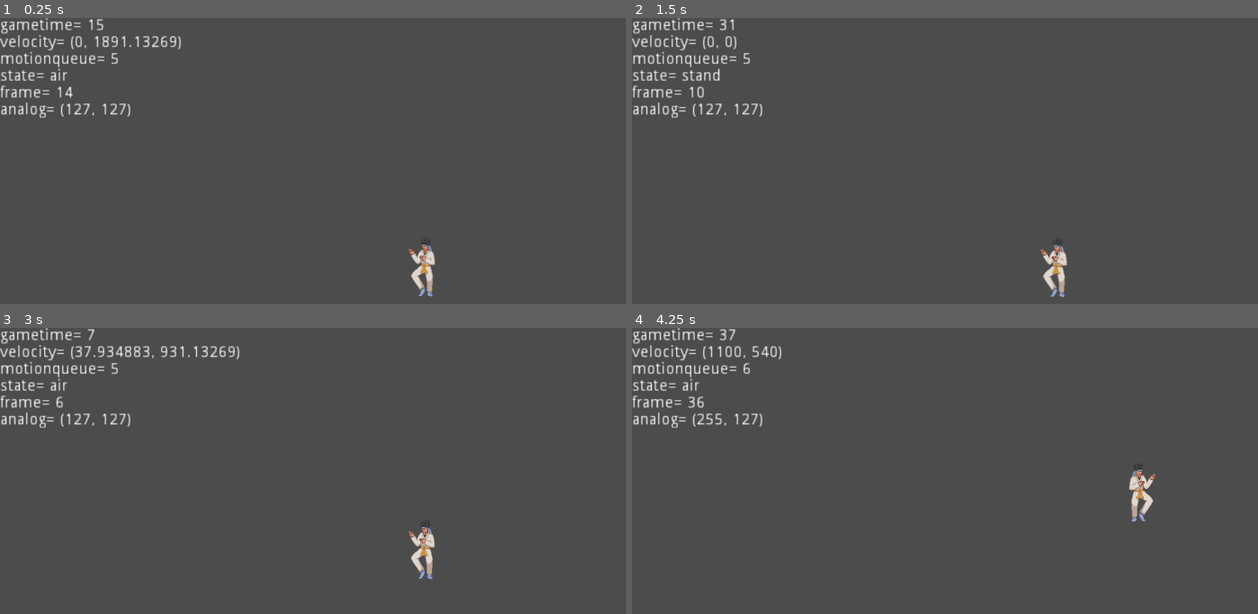
Above: before the commit, frames 1-4 (two rows, left to right).
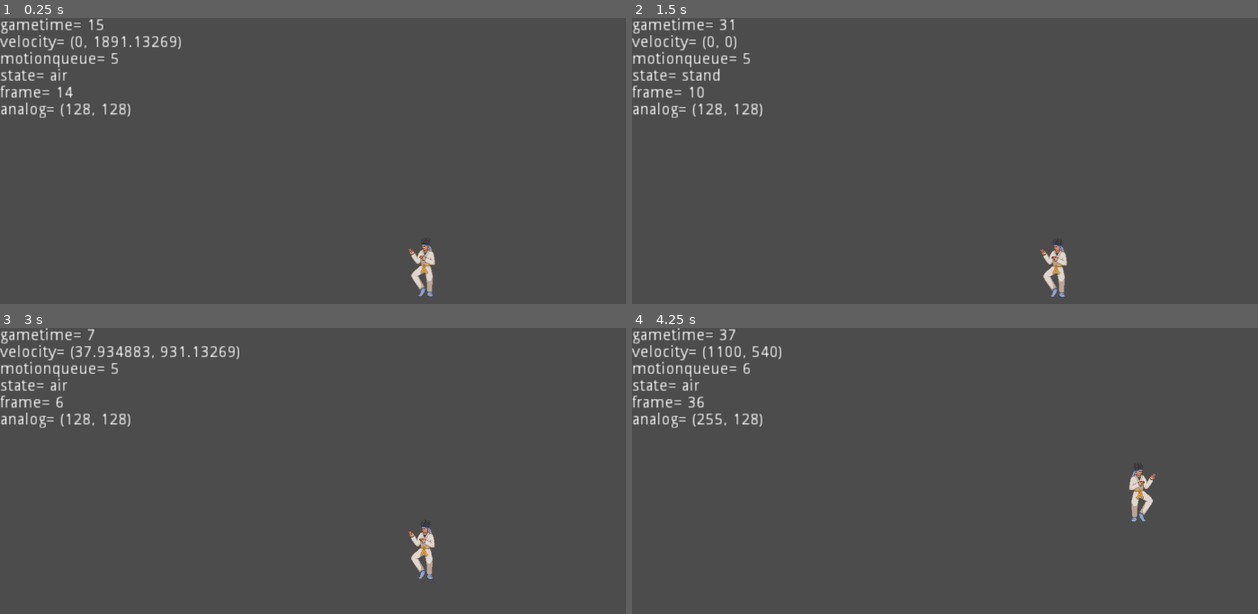
Above: after the commit, the same moments.

Repository: crescentsoru/black_light
Game: Godot game, scene res://Base/Stage/Stage.tscn
Two runs of this game, one before a commit and one after it. Both use one fixed random seed, a clock stepped at 60 frames per second and the inputs below.
Inputs:
- Up to frame 1 (0.25 s): no input
- Up to frame 2 (1.5 s): tap Enter (p1_pause) at 0.5 s; hold Right (p1_right) from 0.53 s (still down); tap 2 (d_b) at 0.6 s; tap D (p1_jump) at 0.77 s; tap Space at 1.25 s; tap 1 (d_a) at 1.35 s
- Up to frame 3 (3 s): tap D (p1_jump) at 1.52 s; tap 2 (d_b) at 1.55, 2.1 s; tap Enter (p1_pause) at 2 s; release Right (p1_right) at 2.03 s; hold Left (p1_left) 2.03-2.78 s; hold Right (p1_right) from 2.78 s (still down); tap 9 (d_play) at 2.85 s
- Up to frame 4 (4.25 s): keep holding Right (p1_right); tap D (p1_jump) at 3.02, 3.77 s; tap 2 (d_b) at 3.05, 3.8 s; tap 8 (d_record) at 3.6 s

The runs differ from the first frame. In frame 1, less than 0.1% of the frame differs, in the area x 13-21%, y 29-34%; in frame 2, less than 0.1%; in frame 3, less than 0.1%; in frame 4, less than 0.1%.

Commit message:
Changed the center of the analog stick to be 128,128
Same as Melee, makes it easier for me to research stuff

Diff:
--- a/Base/Player.gd
+++ b/Base/Player.gd
@@ -269,22 +269,22 @@
 	var analogX = 0
 	var analogY = 0
 	if floatL > floatR:
-		analogX = 127 - 127*floatL
+		analogX = 128 - 128*floatL
 	elif floatR > floatL:
-		analogX = 127 + 128*floatR
+		analogX = 128 + 127*floatR
 	else: #if digital users input both left and right, go neutral
-		analogX = 127
+		analogX = 128
 	#same thing for y axis
 	if floatD > floatU:
-		analogY = 127 - 127*floatD
+		analogY = 128 - 128*floatD
 	elif floatU >= floatD:
-		analogY = 127 + 128*floatU
+		analogY = 128 + 127*floatU
 	#return finished calculations
 	return Vector2(round(analogX),round(analogY))
 func analogdeadzone(stick,zone): #applies a deadzone to a stick value
-	if not( stick.x <= 127-zone or stick.x >= 127+zone):
-		if not (stick.y <= 127-zone or stick.y >= 127+zone):
-			return Vector2(127,127)
+	if not( stick.x <= 128-zone or stick.x >= 128+zone):
+		if not (stick.y <= 128-zone or stick.y >= 128+zone):
+			return Vector2(128,128)
 	return stick
 func base_setanalog(): #sets the analogstick var to 0-255 values every frame w a deadzone
 		if controllable:
@@ -304,23 +304,21 @@
 		if inp != "": #this line prevents massive lag in interpreter (and possibly exports) when a button isn't set.
 			if Input.is_action_pressed(inp):
 				if inp in [up,down,left,right]:
-					if analogstick != Vector2(127,127):
+					if analogstick != Vector2(128,128):
 	#this code will break if there is no deadzone and analog_smash is at a small or 0 value. Please don't do that you have no reason to
-#BTW I don't understand how but I thought the center of the analog stick was 127 in Melee as well when I was writing this code, which isn't true.
-#Its center is 128,128. This shouldn't matter(?) because both values are within the big ass 24 value deadzone but it might be good to make 128,128
-#the center here as well for consistency?
+#The center is 128,128 like Melee.
 
 						if inp == up:
-							if analogstick.y <= 255 and analogstick.y >= 127+analog_smash:
+							if analogstick.y <= 255 and analogstick.y >= 128+analog_smash:
 								return true
 						if inp == down:
-							if analogstick.y >= 0 and analogstick.y <= 127-analog_smash: #might take away the equals at the later check
+							if analogstick.y >= 0 and analogstick.y <= 128-analog_smash: #might take away the equals at the later check
 								return true
 						if inp == left:
-							if analogstick.x >= 0 and analogstick.x <= 127-analog_smash:
+							if analogstick.x >= 0 and analogstick.x <= 128-analog_smash:
 								return true
 						if inp == right:
-							if analogstick.x <= 255 and analogstick.x >= 127+analog_smash:
+							if analogstick.x <= 255 and analogstick.x >= 128+analog_smash:
 								return true
 				else: return true
 			else: return false
@@ -385,13 +383,13 @@
 		currentreplay = global.fullreplay
 func tiltinput(inp): #returns true if you have an analog input beyond analog_tilt on the control stick, which is 24 by default.
 	if inp == up:
-		if analogstick.y <= 255 and analogstick.y > 127+analog_tilt: return true
+		if analogstick.y <= 255 and analogstick.y > 128+analog_tilt: return true
 	if inp == down:
-		if analogstick.y >= 0 and analogstick.y < 127-analog_tilt: return true
+		if analogstick.y >= 0 and analogstick.y < 128-analog_tilt: return true
 	if inp == left:
-		if analogstick.x >= 0 and analogstick.x < 127-analog_tilt: return true
+		if analogstick.x >= 0 and analogstick.x < 128-analog_tilt: return true
 	if inp == right:
-		if analogstick.x <= 255 and analogstick.x > 127+analog_tilt: return true
+		if analogstick.x <= 255 and analogstick.x > 128+analog_tilt: return true
 func motionqueueprocess():
 	motiontimer = motiontimer - 1
 	if motiontimer == 0:
@@ -517,9 +515,9 @@
 		velocity.x = -4000
 	if Input.is_action_just_pressed("d_b"):
 		pass
-		print (rad2deg(atan2(((analogstick-Vector2(127,127)).normalized() ).y \
-		, ((analogstick-Vector2(127,127)).normalized()).x)))
-		#print (((Vector2(255,90)-Vector2(127,127)).normalized() * Vector2(1,-1)))
+		print (rad2deg(atan2(((analogstick-Vector2(128,128)).normalized() ).y \
+		, ((analogstick-Vector2(128,128)).normalized()).x)))
+
 
 
 func stand_state():
@@ -576,10 +574,10 @@
 	if inputpressed(jump): state(JUMPSQUAT)
 
 func action_analogconvert(): #returns how hard you're pressing your stick.x from 0 to 80(action_range)
-	if analogstick.x <= 127:
-		return min(action_range, 127-analogstick.x)
-	if analogstick.x > 127:
-		return min(action_range,analogstick.x-127)
+	if analogstick.x <= 128:
+		return min(action_range, 128-analogstick.x)
+	if analogstick.x > 128:
+		return min(action_range,analogstick.x-128)
 
 
 func walk_state():#Test, still
@@ -771,7 +769,7 @@
 		if frame > 2: air_friction()
 		#I honestly don't like air friction as a mechanic but there's no reason not to include it for how simple it is
 
-#analogstick-Vector2(127,127)).normalized() * Vector2(1,-1)
+
 
 func air_friction():
 	if abs(velocity.x) - airfriction < 0:
@@ -816,7 +814,7 @@
 func airdodge_state():
 	if frame==0:
 		velocity = Vector2(0,0) #reset velocity
-		velocity = (analogstick-Vector2(127,127)).normalized() * Vector2(1,-1) * airdodgespeed #the Vector2(1,-1) is there because otherwise the y axis is flipped
+		velocity = (analogstick-Vector2(128,128)).normalized() * Vector2(1,-1) * airdodgespeed #the Vector2(1,-1) is there because otherwise the y axis is flipped
 		velocity.x = round(velocity.x)
 		velocity.y = round(velocity.y) #because round() refuses to work properly with vector2
 		movementmomentum2 = velocity
